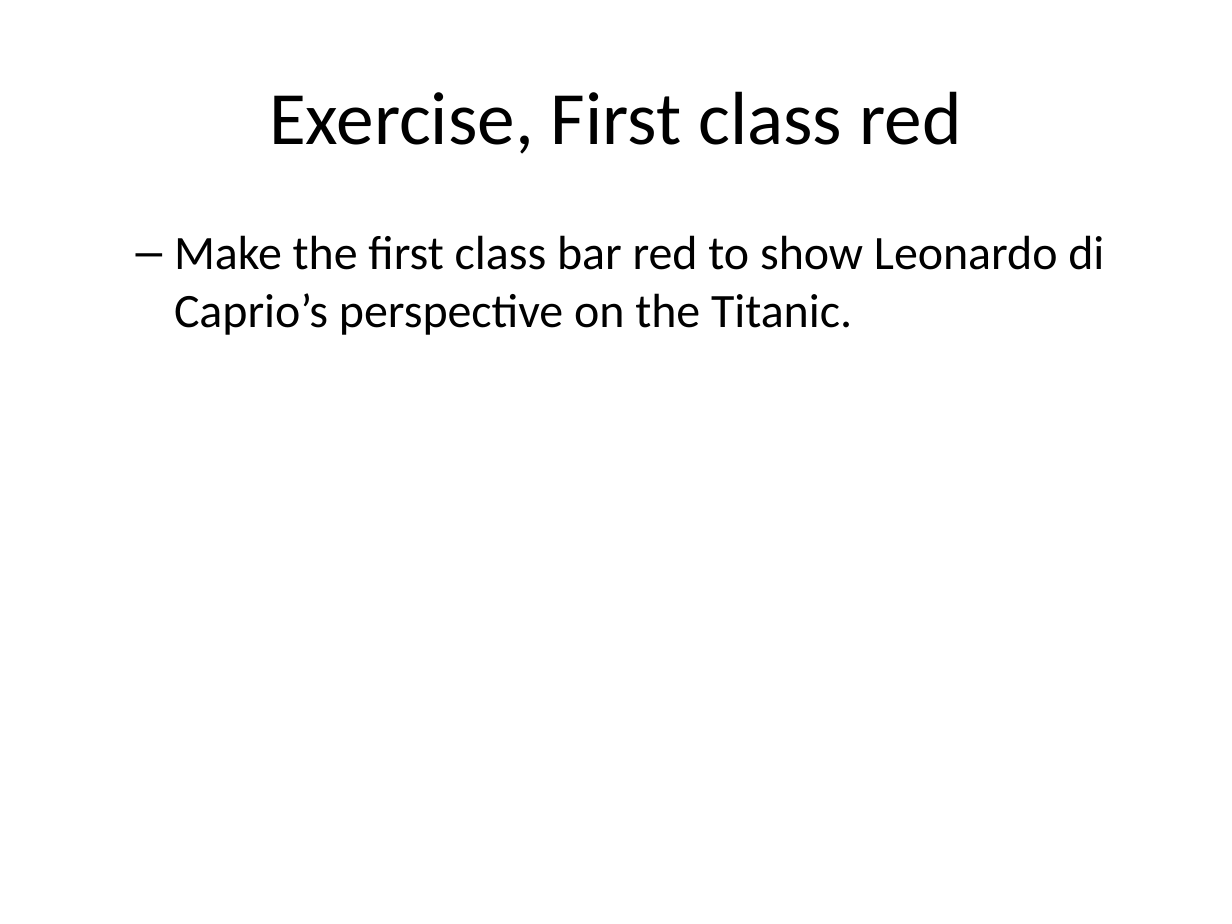
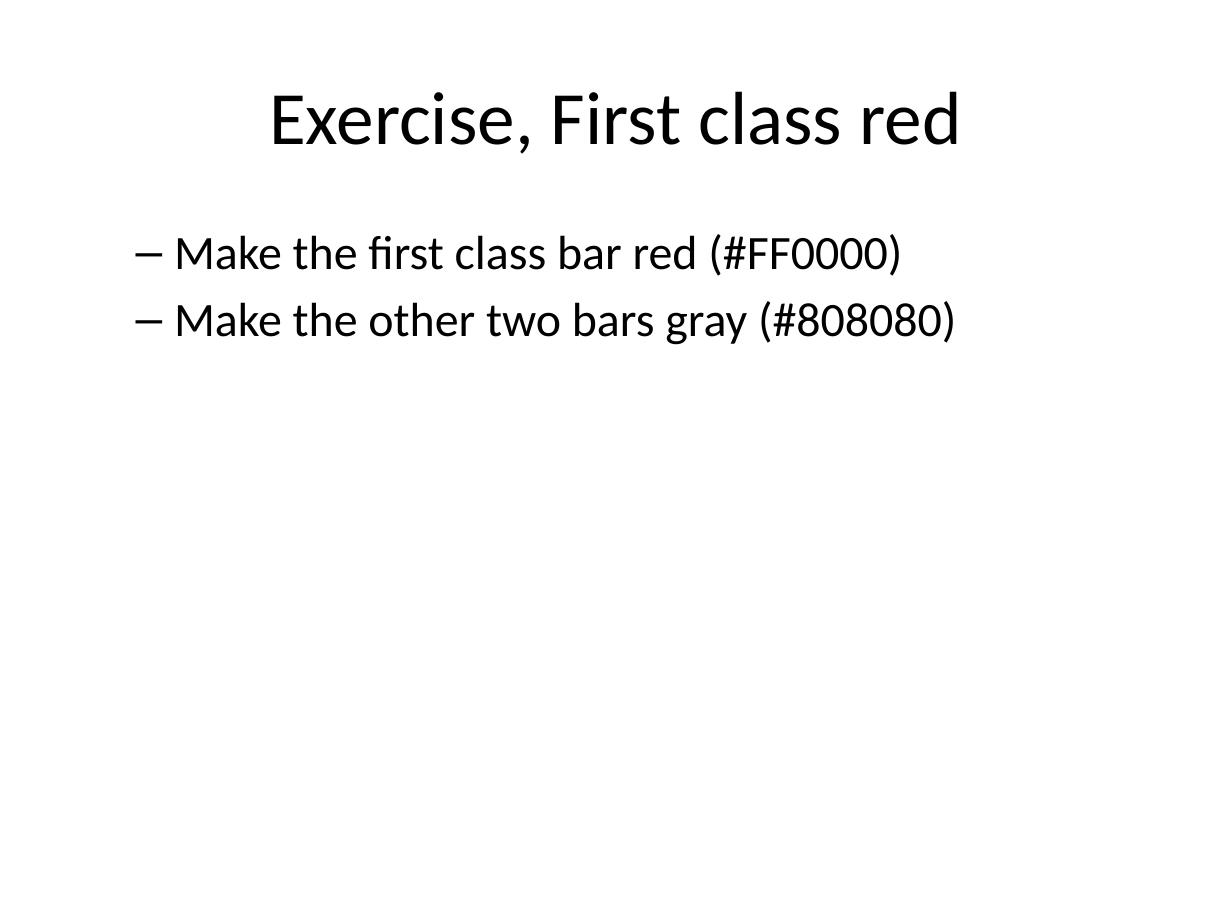
Before and after one commit to pmean/data-visualization, a slide deck: slide 25 of data-viz-02/component/fundamentals.pptx (slide 21 before the commit). Drawn at 1232x924 pixels with LibreOffice and Linux fonts; fonts in the diff are those of the drawing. Boxes give left, top, right and bottom in pixels: in the first picture for what was removed or moved away, otherwise in the second. Text is boxed around its words. In the diff, an @@ line names an element or a change of style, - is before the commit and + after.

```diff
--- a/data-viz-02/component/fundamentals.pptx
+++ b/data-viz-02/component/fundamentals.pptx
@@ text at [174, 234, 956, 345]: text changed @@
-  – Make the first class bar red to show Leonardo di Caprio’s perspective on the Titanic.
+  – Make the first class bar red (#FF0000)
+  – Make the other two bars gray (#808080)
```
Also in this commit, not shown: 16 other slides changed, 8 slides added, 4 slides removed, 19 other files.
